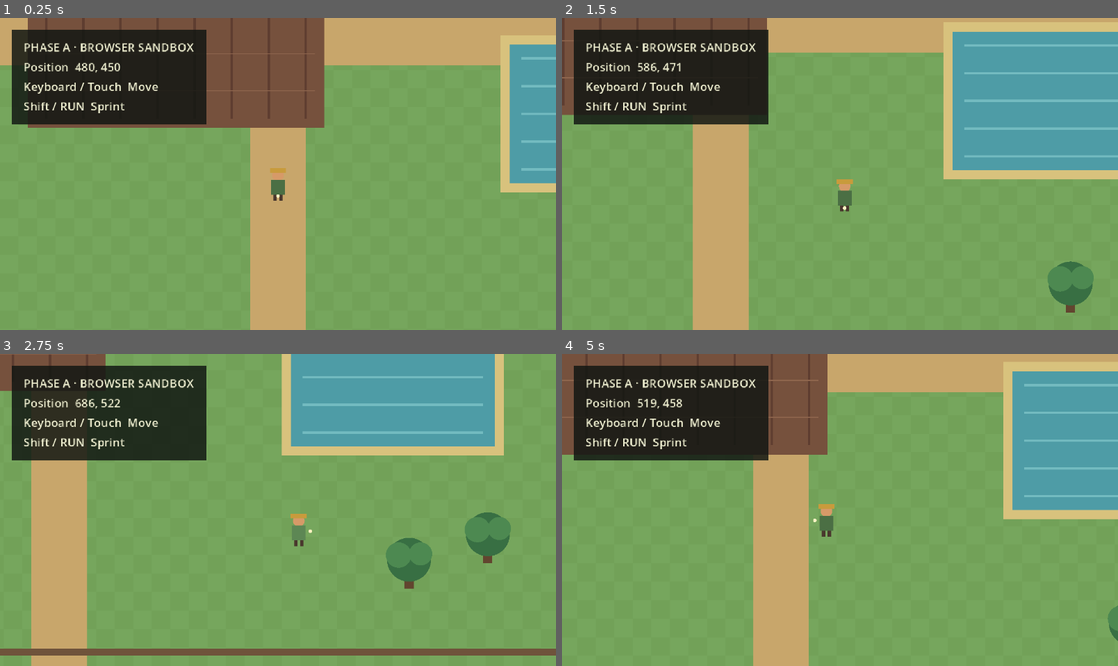
Above: before the commit, frames 1-4 (two rows, left to right).
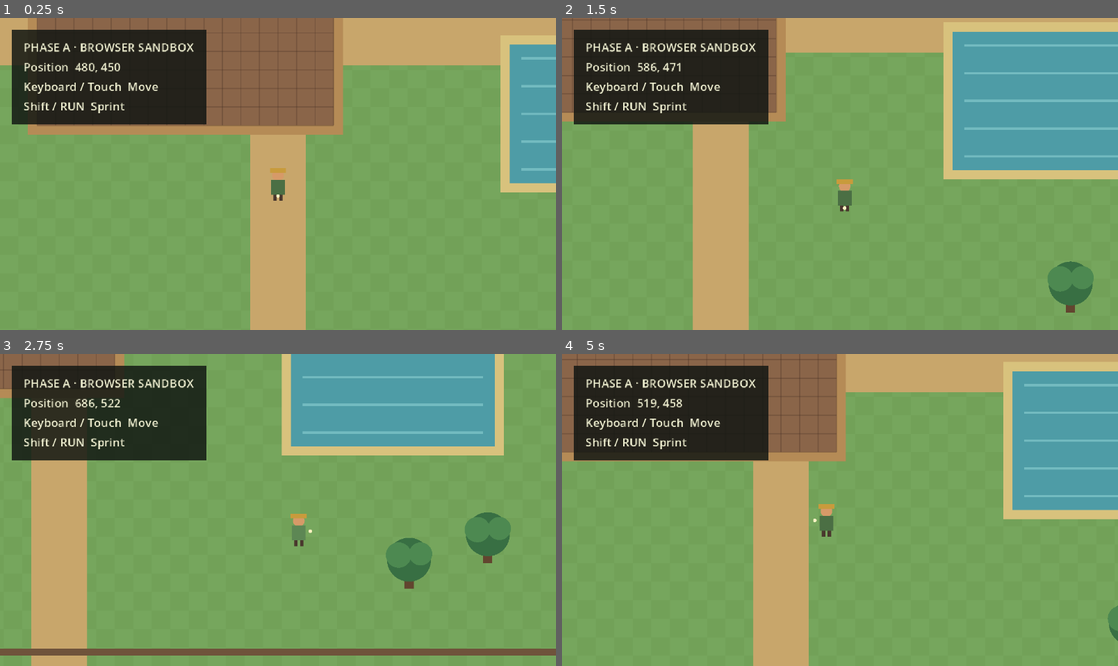
Above: after the commit, the same moments.

Repository: Slydum/Iraya-
Game: Godot game, scene res://scenes/main.tscn
The game is run twice, just before and just after one commit, with the same random seed, the same clock (stepped at 60 frames per second) and the same inputs.
Inputs:
- Up to frame 1 (0.25 s): no input
- Up to frame 2 (1.5 s): tap Enter at 0.5 s; hold Right (ui_right) 0.53-1.28 s; hold Shift 0.53-1.28 s; hold Down (ui_down) from 1.28 s (still down); tap Shift at 1.35 s
- Up to frame 3 (2.75 s): release Down (ui_down) at 2.03 s; hold Right (ui_right) from 2.03 s (still down); hold Shift from 2.03 s (still down)
- Up to frame 4 (5 s): release Right (ui_right) at 2.78 s; release Shift at 2.78 s; hold Up (ui_up) 2.78-3.53 s; tap Shift at 2.85, 4.35 s; hold Shift 3.53-4.28 s; hold Left (ui_left) from 3.53 s (still down)

The runs differ from the first frame. In frame 1, 3.4% of the frame differs, in the area x 5-62%, y 0-38%; in frame 2, 1.3%; in frame 3, 0.2%; in frame 4, 2.0%.

Commit message:
Prepare aligned Phase B farm plot

Diff:
--- a/scripts/world/farm_world.gd
+++ b/scripts/world/farm_world.gd
@@ -2,7 +2,7 @@
 extends Node2D
 
 const WORLD_RECT := Rect2(0, 0, 960, 640)
-const FARM_PLOT := Rect2(264, 226, 256, 176)
+const FARM_PLOT := Rect2(272, 224, 256, 176)
 const POND_RECT := Rect2(680, 330, 176, 120)
 const HOUSE_RECT := Rect2(104, 88, 176, 112)
 
@@ -12,15 +12,16 @@
 	Vector2(134, 554), Vector2(782, 548), Vector2(850, 526),
 ]
 
+
 func _ready() -> void:
 	_build_collision_geometry()
 	queue_redraw()
 
+
 func _draw() -> void:
-	# Grass base.
+	# Procedural fallback art keeps the public browser build license-safe.
 	draw_rect(WORLD_RECT, Color("76a65d"), true)
 
-	# Alternating grass grid creates readable pixel-art scale without textures.
 	for y in range(0, int(WORLD_RECT.size.y), 16):
 		for x in range(0, int(WORLD_RECT.size.x), 16):
 			var grid_x := int(x / 16)
@@ -32,19 +33,20 @@
 	draw_rect(Rect2(0, 292, 960, 56), Color("c8a66b"), true)
 	draw_rect(Rect2(456, 0, 48, 640), Color("c8a66b"), true)
 
-	# Farmhouse greybox.
+	# Farmhouse fallback.
 	draw_rect(HOUSE_RECT, Color("e8d6ac"), true)
 	draw_rect(Rect2(HOUSE_RECT.position - Vector2(10, 12), HOUSE_RECT.size + Vector2(20, 28)), Color("9f553f"), false, 10.0)
 	draw_rect(Rect2(176, 152, 32, 48), Color("664536"), true)
 	draw_rect(Rect2(126, 120, 30, 26), Color("8fc1c8"), true)
 	draw_rect(Rect2(228, 120, 30, 26), Color("8fc1c8"), true)
 
-	# Tilled demonstration plot.
-	draw_rect(FARM_PLOT, Color("76513d"), true)
-	for x in range(int(FARM_PLOT.position.x) + 16, int(FARM_PLOT.end.x), 32):
-		draw_line(Vector2(x, FARM_PLOT.position.y + 8), Vector2(x, FARM_PLOT.end.y - 8), Color("5e3d30"), 2.0)
-	for y in range(int(FARM_PLOT.position.y) + 16, int(FARM_PLOT.end.y), 32):
-		draw_line(Vector2(FARM_PLOT.position.x + 8, y), Vector2(FARM_PLOT.end.x - 8, y), Color("8e654d"), 1.0)
+	# The farm system overlays tilled, planted, and watered cell states here.
+	draw_rect(FARM_PLOT.grow(8), Color("b58b56"), true)
+	draw_rect(FARM_PLOT, Color("8a6549"), true)
+	for x in range(int(FARM_PLOT.position.x), int(FARM_PLOT.end.x) + 1, 16):
+		draw_line(Vector2(x, FARM_PLOT.position.y), Vector2(x, FARM_PLOT.end.y), Color(0.23, 0.15, 0.12, 0.25), 1.0)
+	for y in range(int(FARM_PLOT.position.y), int(FARM_PLOT.end.y) + 1, 16):
+		draw_line(Vector2(FARM_PLOT.position.x, y), Vector2(FARM_PLOT.end.x, y), Color(0.23, 0.15, 0.12, 0.25), 1.0)
 
 	# Pond.
 	draw_rect(POND_RECT.grow(8), Color("d8c27d"), true)
@@ -62,18 +64,18 @@
 	# World edge fence.
 	draw_rect(WORLD_RECT.grow(-12), Color("6f533b"), false, 6.0)
 
+
 func _build_collision_geometry() -> void:
-	# Four walls keep the player inside the farm.
 	_add_wall(Rect2(-16, 0, 16, WORLD_RECT.size.y))
 	_add_wall(Rect2(WORLD_RECT.size.x, 0, 16, WORLD_RECT.size.y))
 	_add_wall(Rect2(0, -16, WORLD_RECT.size.x, 16))
 	_add_wall(Rect2(0, WORLD_RECT.size.y, WORLD_RECT.size.x, 16))
 
-	# Farmhouse, pond, and trees are blocked for Phase A.
 	_add_wall(HOUSE_RECT.grow(8))
 	_add_wall(POND_RECT.grow(4))
 	for tree_position in _tree_positions:
 		_add_wall(Rect2(tree_position - Vector2(12, 8), Vector2(24, 34)))
+
 
 func _add_wall(rect: Rect2) -> void:
 	var body := StaticBody2D.new()
